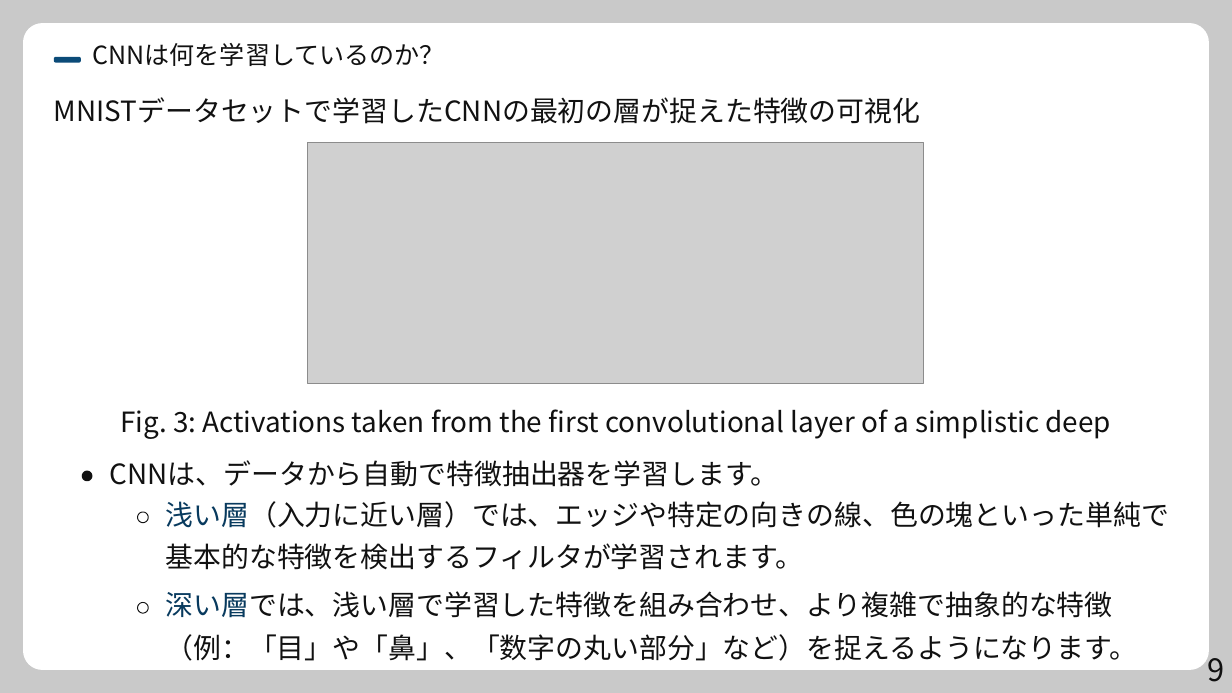
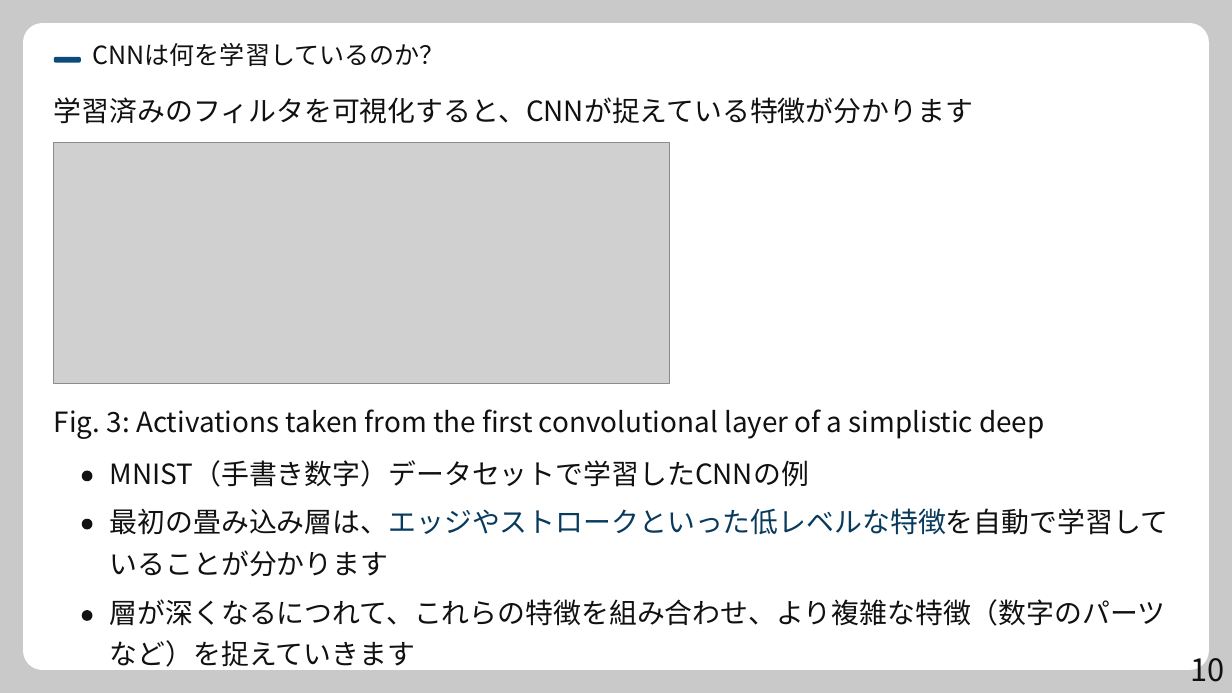
Before and after one commit to syarasyoujyu/create_presentation, a slide deck: slide 10 of data/CNN/step3.pptx (slide 9 before the commit). Drawn at 1232x693 pixels with LibreOffice and Linux fonts; fonts in the diff are those of the drawing; grey boxes stand for pictures. Boxes give left, top, right and bottom in pixels: in the first picture for what was removed or moved away, otherwise in the second. Text is boxed around its words. In the diff, an @@ line names an element or a change of style, - is before the commit and + after.

Commit message:
フォントサイズを考慮しながら、数式追加できるように調整

```diff
--- a/data/CNN/step3.pptx
+++ b/data/CNN/step3.pptx
@@ text at (x1=54, y1=97, x2=973, y2=124): text changed @@
-MNISTデータセットで学習したCNNの最初の層が捉えた特徴の可視化
+学習済みのフィルタを可視化すると、CNNが捉えている特徴が分かります
@@ picture moved from (x1=308, y1=142, x2=924, y2=383) to (x1=54, y1=142, x2=670, y2=383) @@
@@ text "Fig. 3: Activations taken from ..." moved from (x1=120, y1=409, x2=1039, y2=439) to (x1=54, y1=409, x2=973, y2=439) @@
@@ text at (x1=110, y1=460, x2=809, y2=487): text changed @@
-CNNは、データから自動で特徴抽出器を学習します。
+MNIST（手書き数字）データセットで学習したCNNの例
@@ text at (x1=110, y1=508, x2=1168, y2=535): text changed; text colour #111111 to #083A5E @@
-浅い層（入力に近い層）では、エッジや特定の向きの線、色の塊といった単純で
+最初の畳み込み層は、エッジやストロークといった低レベルな特徴を自動で学習して
@@ freeform shape moved from (x1=138, y1=512, x2=148, y2=522) to (x1=82, y1=518, x2=92, y2=529) @@
@@ freeform shape at (x1=82, y1=518, x2=92, y2=529): fill none to #111111; outline #111111 0.74 pt to none @@
@@ text added at (x1=110, y1=550, x2=389, y2=576), 21.7 pt, text #111111 @@
+いることが分かります
@@ text removed at (x1=166, y1=543, x2=804, y2=570) @@
-基本的な特徴を検出するフィルタが学習されます。
@@ text at (x1=110, y1=599, x2=1166, y2=626): text changed @@
-深い層では、浅い層で学習した特徴を組み合わせ、より複雑で抽象的な特徴
+層が深くなるにつれて、これらの特徴を組み合わせ、より複雑な特徴（数字のパーツ
@@ freeform shape moved from (x1=138, y1=603, x2=148, y2=613) to (x1=82, y1=610, x2=92, y2=620) @@
@@ freeform shape at (x1=82, y1=610, x2=92, y2=620): fill none to #111111; outline #111111 0.74 pt to none @@
@@ text added at (x1=110, y1=640, x2=415, y2=672), 21.7 pt, text #111111 @@
+など）を捉えていきます
@@ text removed at (x1=166, y1=634, x2=1138, y2=661) @@
-（例：「目」や「鼻」、「数字の丸い部分」など）を捉えるようになります。
@@ text added at (x1=1190, y1=650, x2=1224, y2=682), 24 pt, text #111111 @@
+10
@@ text removed at (x1=1207, y1=650, x2=1224, y2=682) @@
-9
```
Also in this commit, not shown: 7 other slides changed, 3 slides added, 2 slides removed, 16 other files.
